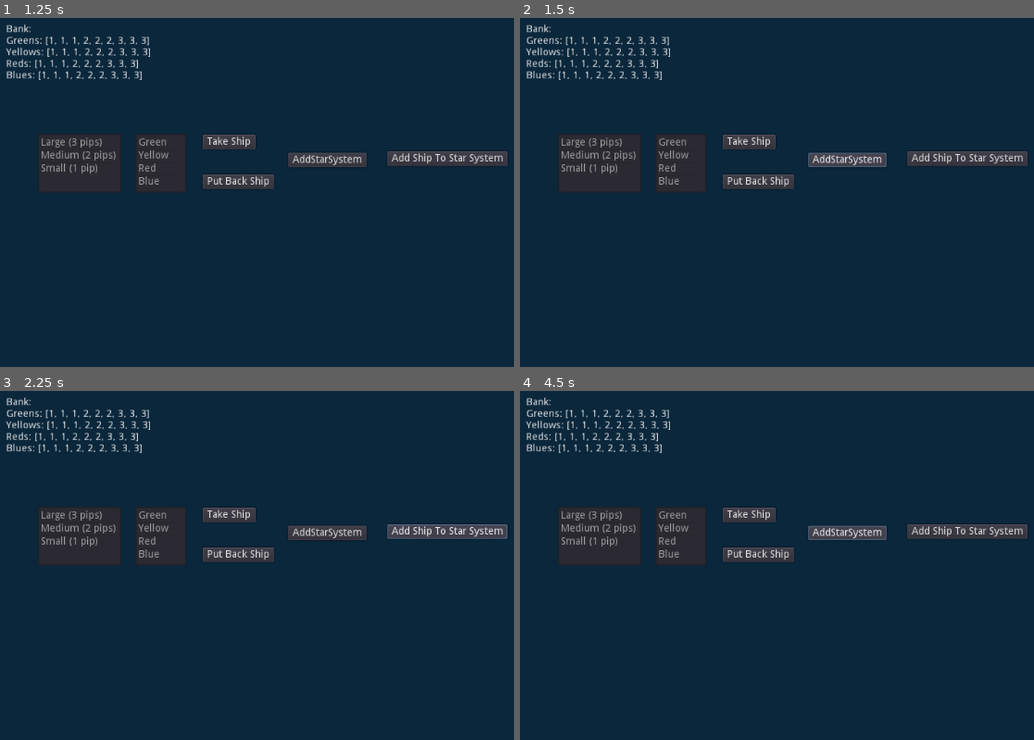
Above: before the commit, frames 1-4 (two rows, left to right).
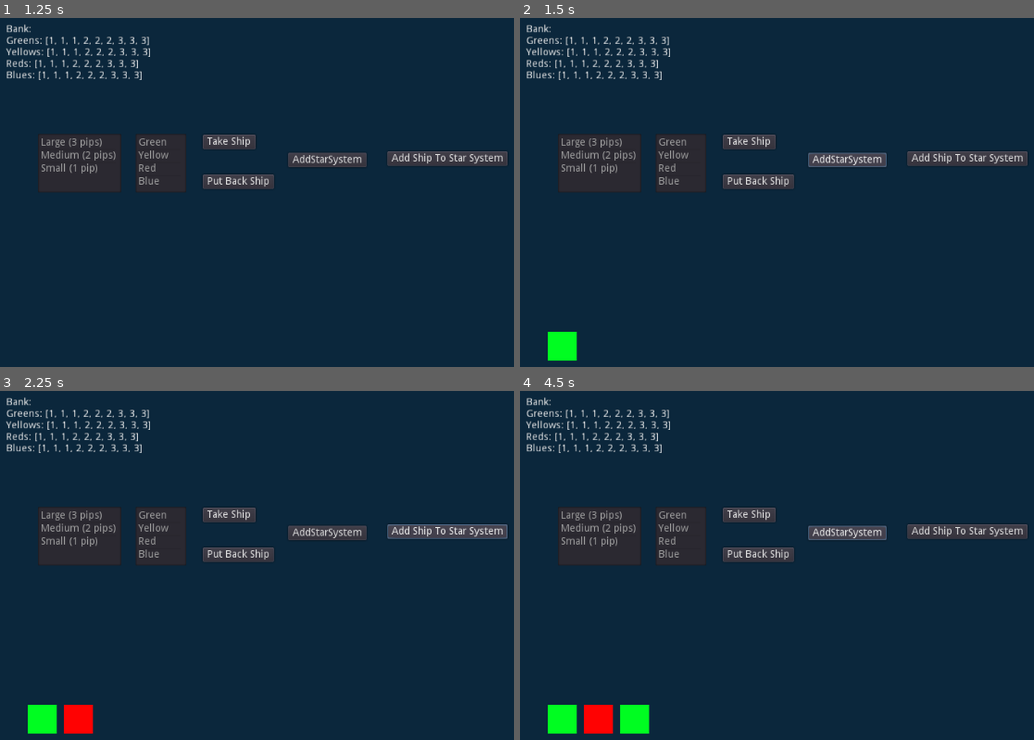
Above: after the commit, the same moments.

Repository: hamzasclone2/homeworlds
Game: Godot game, scene res://MainMenu.tscn
Same seed, same stepped clock (60 frames per second), same inputs: the game is played once before the commit and once after it.
Inputs:
- Up to frame 1 (1.25 s): click "Play" at 0.5 s
- Up to frame 2 (1.5 s): click "AddStarSystem" at 1.25 s
- Up to frame 3 (2.25 s): click "Add Ship To Star System" at 2 s
- Up to frame 4 (4.5 s): click "Take Ship" at 2.75 s; click "Take Ship" at 3.5 s; click "AddStarSystem" at 4.25 s

Frame 1 is identical in both runs. In frame 2, 0.5% of the frame differs, in the area x 5-12%, y 89-99%; in frame 3, 1.0%; in frame 4, 1.5%, in the area x 5-26%, y 89-99%.

Commit message:
added simple visual starSystem and spaceShip

Diff:
--- a/SpaceShip.gd
+++ b/SpaceShip.gd
@@ -1,7 +1,7 @@
 extends Node2D
 
 var color
-var siZe
+var size
 var ownedBy
 
 func build():
--- a/SpaceShip.tscn
+++ b/SpaceShip.tscn
@@ -4,3 +4,11 @@
 
 [node name="SpaceShip" type="Node2D"]
 script = ExtResource( 1 )
+
+[node name="ColorRect" type="ColorRect" parent="."]
+margin_right = 40.0
+margin_bottom = 40.0
+color = Color( 1, 0.0117647, 0.0117647, 1 )
+__meta__ = {
+"_edit_use_anchors_": false
+}
--- a/StarSystem.gd
+++ b/StarSystem.gd
@@ -3,9 +3,11 @@
 var color
 var size
 var spaceShipArray = []
+var spaceShipXPos = 50
 
 func addSpaceShip():
 	var spaceShip = load("SpaceShip.tscn").instance()
 	add_child(spaceShip)
 	spaceShipArray.append(spaceShip)
-	print(spaceShipArray.back())
+	spaceShip.position = Vector2(spaceShipXPos, 0)
+	spaceShipXPos += 50
--- a/StarSystem.tscn
+++ b/StarSystem.tscn
@@ -4,3 +4,11 @@
 
 [node name="StarSystem" type="Node2D"]
 script = ExtResource( 1 )
+
+[node name="Green" type="ColorRect" parent="."]
+margin_right = 40.0
+margin_bottom = 40.0
+color = Color( 0, 0.996078, 0.133333, 1 )
+__meta__ = {
+"_edit_use_anchors_": false
+}
--- a/Test.gd
+++ b/Test.gd
@@ -3,8 +3,9 @@
 onready var bank = get_node("Bank")
 onready var sizeSelector = get_node("SizeSelector")
 onready var colorSelector = get_node("ColorSelector")
-onready var starSystemList = get_node("StarSystemList")
 var starSystemArray = []
+var starSystemYPos = 450
+var starSystemXPos = 50
 
 func _ready():
 	bank.initialize()
@@ -23,9 +24,10 @@
 
 	var starSystem = load("StarSystem.tscn").instance()
 	add_child(starSystem)
+	starSystem.position = Vector2(starSystemXPos, starSystemYPos)
 	starSystem.size = sizeHelper()
 	starSystemArray.append(starSystem)
-	print(starSystemArray.back())
+	starSystemXPos += 100
 
 
 func sizeHelper():
